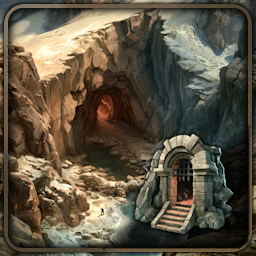
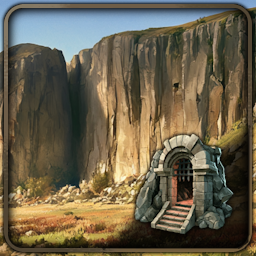
The second w=256, h=256 image is a revision of the first. Changes to its layers:
added group "Dungeons" with 4 layers in group "Overlay: Buildings" over [0, 0, 256, 256]
added layer "Grieta Blanca" in group "Dungeons" over [0, 0, 256, 256]
added layer "Mongibello" in group "Dungeons" over [0, 0, 256, 256]
added layer "Oldewaard" in group "Dungeons" over [0, 0, 256, 256]
added layer "Dunmorrach" in group "Dungeons" over [0, 0, 256, 256]
hid group "Backgrounds" (28 layers) over [0, 0, 256, 256]
